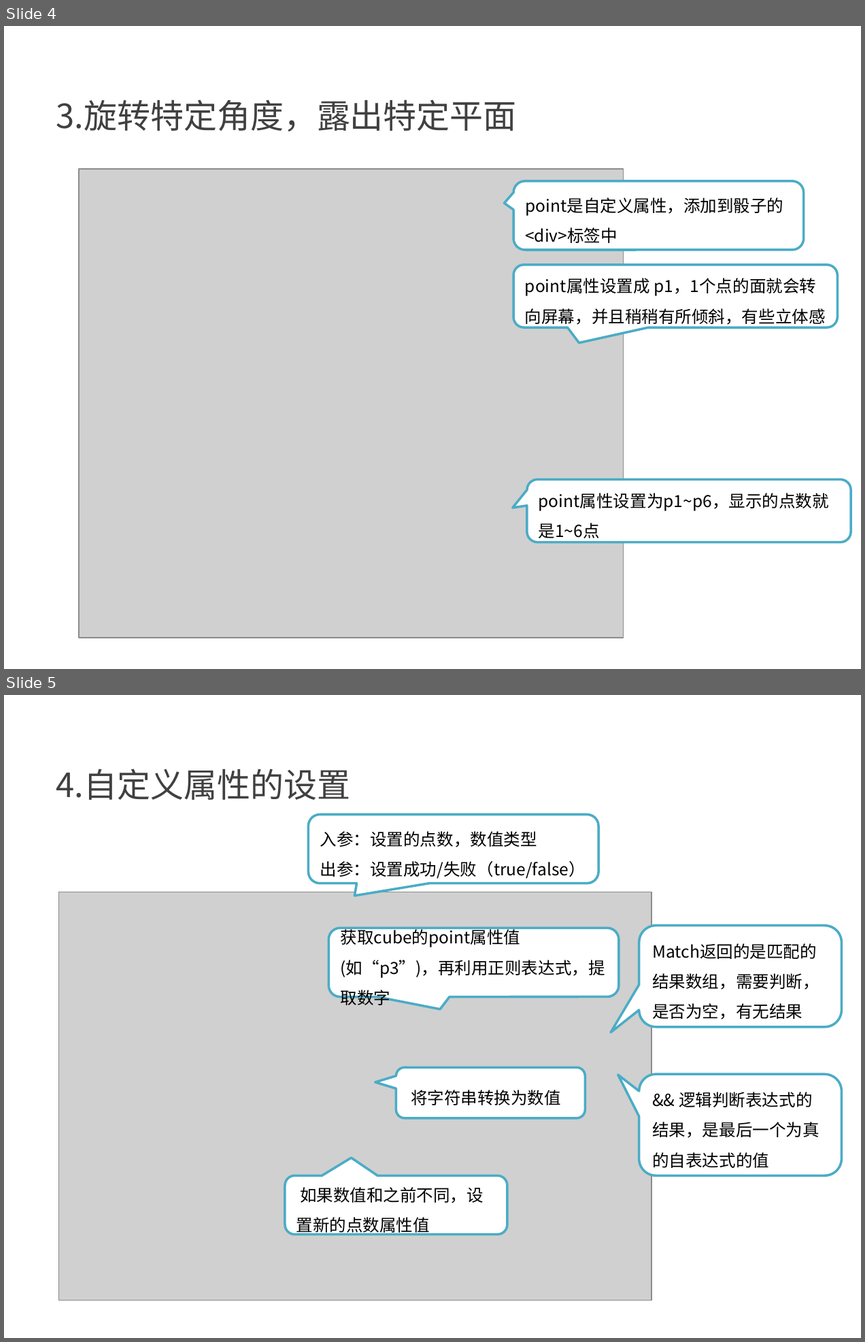
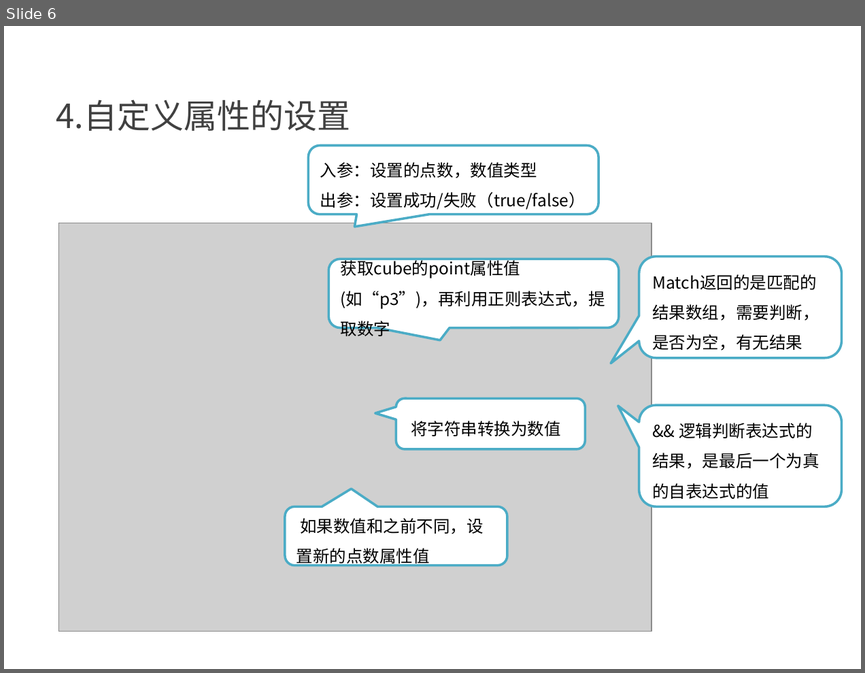
Before and after one commit to kong66/webAni, a slide deck: 5-3DLetter/3DLetter.pptx. Shown one above the other, each under a label of ours: slides 4 and 5 before the commit, slide 6 after it. The pictures are 865x1342 and 865x673 pixels, drawn with LibreOffice and Linux fonts; fonts in the diff are those of the drawing; grey boxes stand for pictures. Boxes give left, top, right and bottom in pixels: in the first picture for what was removed or moved away, otherwise in the second. Text is boxed around its words. In the diff, an @@ line names an element or a change of style, - is before the commit and + after.

```diff
--- a/5-3DLetter/3DLetter.pptx
+++ b/5-3DLetter/3DLetter.pptx
@@ slide 4 removed at [4,26,861,669], background #FFFFFF @@
@@ text removed at [56,99,517,131] @@
-3.旋转特定角度，露出特定平面
@@ picture removed at [79,169,623,638] @@
@@ rounded speech box removed at [513,181,804,250] @@
-point是自定义属性，添加到骰子的<div>标签中
@@ rounded speech box removed at [513,264,837,327] @@
-point属性设置成 p1，1个点的面就会转向屏幕，并且稍稍有所倾斜，有些立体感
@@ rounded speech box removed at [527,480,851,542] @@
-point属性设置为p1~p6，显示的点数就是1~6点
@@ what was slide 5 is now slide 6 @@
```
Also in this commit, not shown: 1 slide changed, 4 slides added, 2 other slides removed, 4 other files.
